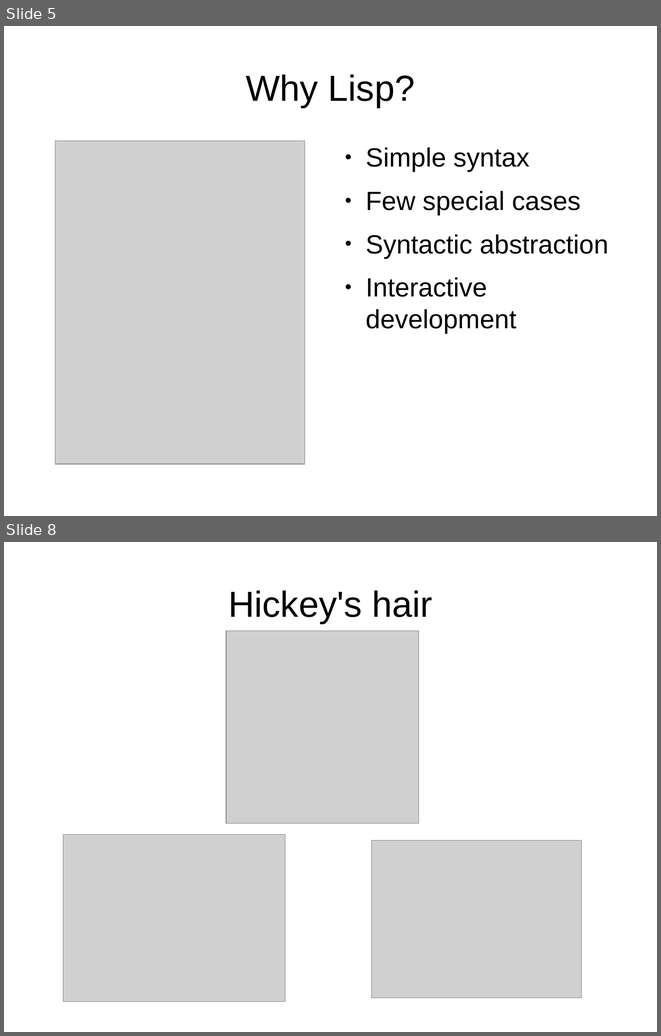
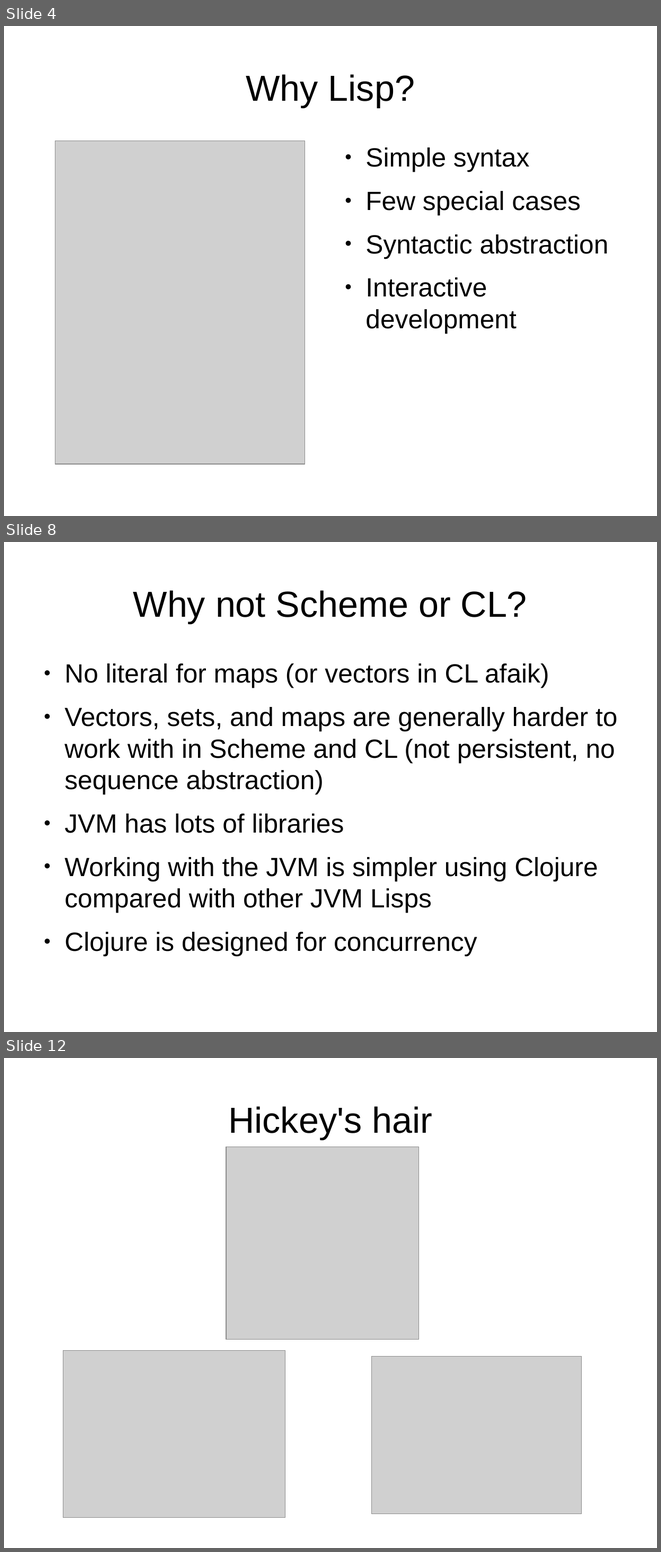
Before and after one commit to djwhitt/cposc2009, a slide deck: slides.odp. Shown one above the other, each under a label of ours: slides 5 and 8 before the commit, slides 4, 8 and 12 after it; the slides between them are not shown. The pictures are 661x1036 and 661x1552 pixels, drawn with LibreOffice and Linux fonts; fonts in the diff are those of the drawing; grey boxes stand for pictures. Boxes give left, top, right and bottom in pixels: in the first picture for what was removed or moved away, otherwise in the second. Text is boxed around its words. In the diff, an @@ line names an element or a change of style, - is before the commit and + after.

```diff
--- a/slides.odp
+++ b/slides.odp
@@ slide 8 added at (4,542,657,1032), background #FFFFFF @@
@@ title added at (133,590,527,623), 44 pt, text #000000 @@
+Why not Scheme or CL?
@@ text added at (64,663,617,955), 32 pt, text #000000 @@
+● No literal for maps (or vectors in CL afaik)
+● Vectors, sets, and maps are generally harder to work with in Scheme and CL (not persistent, no sequence abstraction)
+● JVM has lots of libraries
+● Working with the JVM is simpler using Clojure compared with other JVM Lisps
+● Clojure is designed for concurrency
@@ what was slide 5 is now slide 4 @@
@@ what was slide 8 is now slide 12 @@
```
Also in this commit, not shown: 1 slide changed, 5 other slides added, 2 slides removed.
